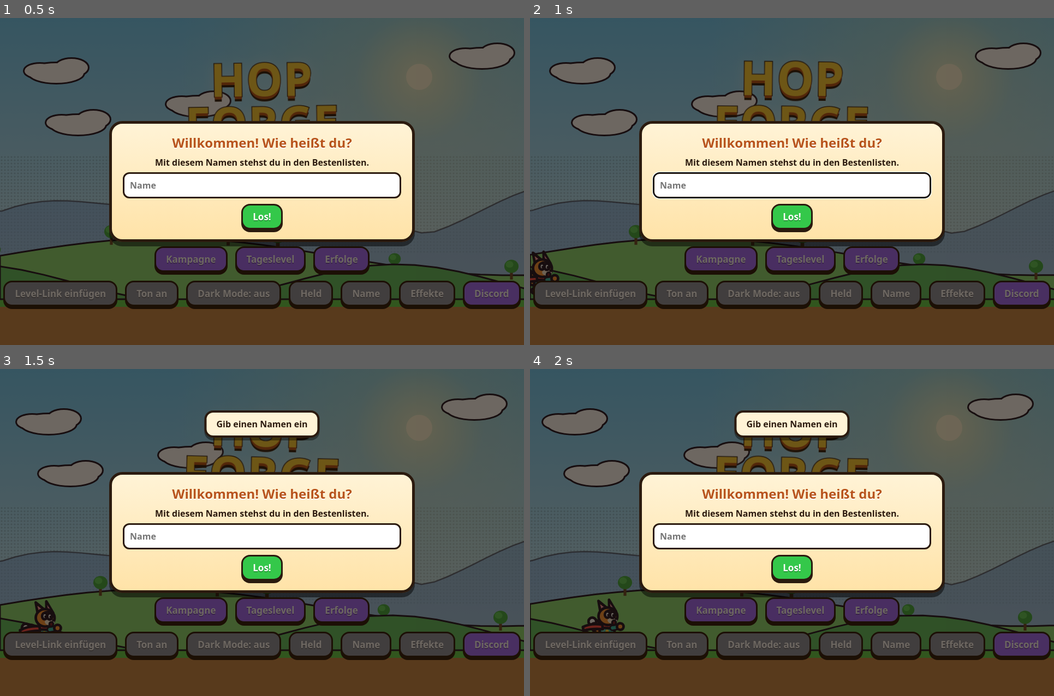
Above: before the commit, frames 1-4 (two rows, left to right).
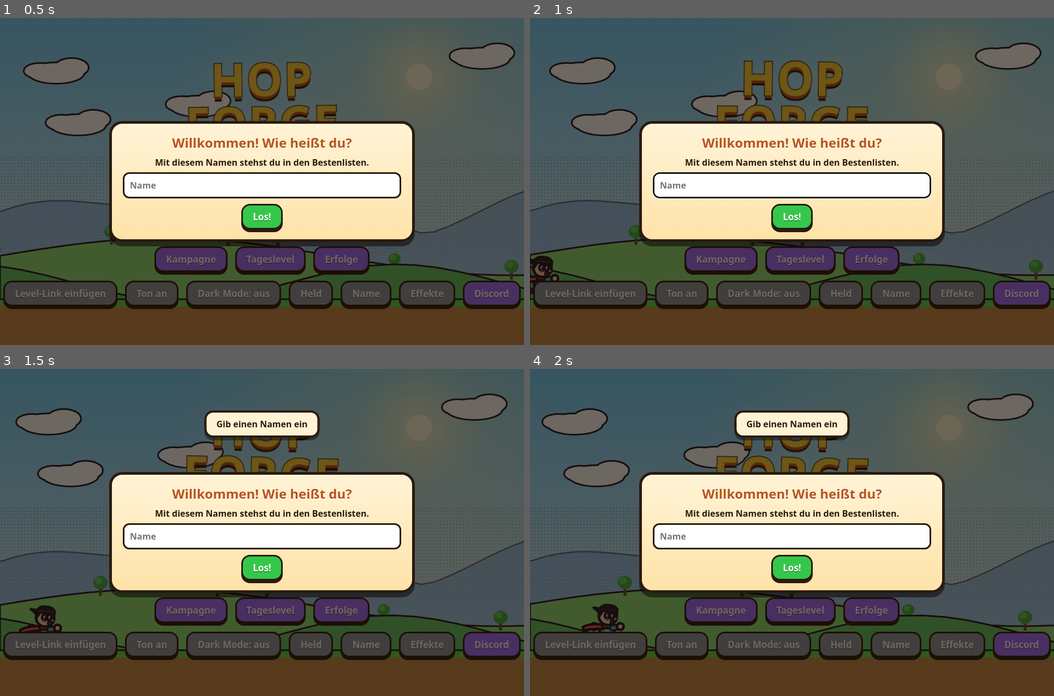
Above: after the commit, the same moments.

Repository: g76813332-afk/spielwiese
Game: browser game, page hop-forge.html
Same seed, same stepped clock (60 frames per second), same inputs: the game is played once before the commit and once after it.
Inputs (mouse positions are in pixels of both pictures, inside the frame that each line leads up to):
- Up to frame 1 (0.5 s): click "Spielen" at 0.27 s
- Up to frame 2 (1 s): no input
- Up to frame 3 (1.5 s): hold Right from 1.03 s (still down); click (262, 565) at 1.07 s; tap Space at 1.1 s
- Up to frame 4 (2 s): release Right at 1.53 s; hold Down 1.58-1.85 s; tap Space at 1.6 s; click (687, 499) at 1.67 s; hold Left from 1.9 s (still down)

Frame 1 is identical in both runs. In frame 2, 0.1% of the frame differs, in the area x 0-6%, y 71-83%; in frame 3, 0.2%; in frame 4, 0.2%, in the area x 10-18%, y 70-81%.

Commit message:
Hop Forge: Held weniger tierisch (Kind mit Haaren, Stirnband, Schal), Haut- und Haarfarbe waehlbar
Co-Authored-By: Claude Sonnet 5.5 <noreply@anthropic.com>

Diff:
--- a/hop-forge.html
+++ b/hop-forge.html
@@ -402,7 +402,8 @@
   }
   c.restore();
 }
-let SKIN = { f: '#ff9a3a', b: '#2fb8a8', c: '#ff4a4a' };
+let SKIN = { f: '#f6d2a8', b: '#2fb8a8', c: '#ff4a4a', h: '#5a3320' };
+function shade(hex, k) { const n = parseInt(hex.slice(1), 16), r = Math.round((n >> 16) * k), g = Math.round(((n >> 8) & 255) * k), b = Math.round((n & 255) * k); return '#' + ((1 << 24) | (r << 16) | (g << 8) | b).toString(16).slice(1); }
 function drawHero(c, p, t) {
   c.save(); const cx = p.x + p.w / 2, by = p.y + p.h; c.translate(cx, by); c.lineJoin = 'round'; c.lineCap = 'round'; c.strokeStyle = OUT; c.lineWidth = 3; const psc = p.sc || 1; c.scale(psc, psc);
   const vx = p.vx || 0, vy = p.vy || 0, spd = Math.abs(vx), gr = !!p.gr, moving = spd > 20 && gr, cyc = (p.ph || 0) * .8, dsh = (p.dashT || 0) > 0, f = p.face || 1, atk = p.atk > 0;
@@ -411,23 +412,25 @@
   if (p.duck) { sx *= 1.12; sy *= .8; }
   if (gr) { c.fillStyle = 'rgba(0,0,0,.2)'; ell(c, 0, 0, 11, 3, 'rgba(0,0,0,.2)'); }
   c.scale(sx * f, sy); c.rotate(p.skid ? -.22 : dsh ? .25 : moving ? Math.min(1, spd / 285) * .14 : !gr ? clamp(vx * f / 285, -1, 1) * .08 : 0);
-  const fur = SKIN.f, tun = p.star > 0 ? `hsl(${(t * 600) % 360},90%,60%)` : p.fire ? '#ff6a2a' : SKIN.b, scf = p.star > 0 ? `hsl(${(t * 600 + 120) % 360},90%,55%)` : p.fire ? '#ffe27a' : SKIN.c, hipY = -9 - bob * .5, up = vy < 0;
-  { c.save(); c.translate(-7, hipY - 3); c.rotate(-.9 + Math.sin(t * 6 + (p.ph || 0)) * .25 + (moving ? -.25 : 0)); ell(c, 0, -9, 5.5, 10, fur, true); ell(c, 0, -16, 4.4, 4.4, '#fff', true); c.restore(); }
+  const sk = SKIN.f, hair = SKIN.h || '#5a3320', tun = p.star > 0 ? `hsl(${(t * 600) % 360},90%,60%)` : p.fire ? '#ff6a2a' : SKIN.b, scf = p.star > 0 ? `hsl(${(t * 600 + 120) % 360},90%,55%)` : p.fire ? '#ffe27a' : SKIN.c, pants = shade(SKIN.b, .55), hipY = -9 - bob * .5, up = vy < 0;
   const leg = (ph, back) => { let fx, fy; if (!gr) { fx = up ? (back ? -4 : 6) : (back ? -7 : 7); fy = up ? (back ? -9 : -5) : (back ? -4 : -2); } else if (moving) { fx = Math.sin(ph) * 8; fy = -Math.max(0, Math.cos(ph)) * 5 - 1; } else { fx = back ? -4 : 4; fy = -1; }
-    c.lineWidth = 8.5; c.strokeStyle = OUT; c.beginPath(); c.moveTo(back ? -3 : 3, hipY); c.lineTo(fx, fy - 2); c.stroke(); c.lineWidth = 4.2; c.strokeStyle = fur; c.stroke(); c.lineWidth = 3; c.strokeStyle = OUT; ell(c, fx + 1.5, fy - 1, 5.6, 3.7, '#4a2a22', true); };
+    c.lineWidth = 8.5; c.strokeStyle = OUT; c.beginPath(); c.moveTo(back ? -3 : 3, hipY); c.lineTo(fx, fy - 2); c.stroke(); c.lineWidth = 4.2; c.strokeStyle = pants; c.stroke(); c.lineWidth = 3; c.strokeStyle = OUT; ell(c, fx + 1.5, fy - 1, 5.6, 3.7, '#5a3a2a', true); };
   const arm = side => { const ox = side ? 6 : -6, oy = hipY - 9; let a; if (atk && side) a = p.atkDir === 'u' ? 3.0 : 1 …(320 unchanged characters)…
-    c.lineWidth = 7.5; c.strokeStyle = OUT; c.beginPath(); c.moveTo(ox, oy); c.lineTo(ex, ey); c.stroke(); c.lineWidth = 3.8; c.strokeStyle = tun; c.stroke(); c.lineWidth = 3; c.strokeStyle = OUT; ell(c, ex, ey, 3.8, 3.8, fur, true); };
+    c.lineWidth = 7.5; c.strokeStyle = OUT; c.beginPath(); c.moveTo(ox, oy); c.lineTo(ex, ey); c.stroke(); c.lineWidth = 3.8; c.strokeStyle = tun; c.stroke(); c.lineWidth = 3; c.strokeStyle = OUT; ell(c, ex, ey, 3.8, 3.8, sk, true); };
   leg(cyc + Math.PI, true); arm(false);
-  rrect(c, -8.5, hipY - 12, 17, 13.5, 5); c.fillStyle = tun; …(136 unchanged characters)… arc(0, hipY - 5, 1.9, 0, TAU); c.fill();
+  rrect(c, -8.5, hipY - 12, 17, 13.5, 5); c.fillStyle = tun; …(136 unchanged characters)… arc(0, hipY - 5, 1.9, 0, TAU); c.fill(); c.fillStyle = shade(SKIN.b, .55); c.fillRect(-8.5 + 1.5, hipY - 3, 14, 2.4);
   { const ny = hipY - 11, L = 9 + Math.min(14, spd * .05) + (!gr ? 3 : 0), w = Math.sin(t * 14) * 2.4; c.fillStyle = sc …(302 unchanged characters)…
   leg(cyc, false); arm(true);
-  const hy = hipY - 22 + (dsh ? 1 : 0), eb = moving || !gr ? clamp(spd / 285, 0, 1) * 4 : 0;
-  c.fillStyle = fur; c.beginPath(); c.moveTo(-9, hy - 5); c.lineTo(-9 - eb, hy - 17); c.lineTo(-1, hy - 9); c.closePath(); c.fill(); c.stroke(); c.beginPath(); c.moveTo(1, hy - 9); c.lineTo(3 - eb, hy - 19); c.lineTo(9, hy - 6); c.closePath(); c.fill(); c.stroke(); c.fillStyle = '#ff9ab8'; c.beginPath(); c.moveTo(-7, hy - 7); c.lineTo(-7.5 - eb * .8, hy - 13); c.lineTo(-3, hy - 9); c.closePath(); c.fill(); c.beginPath(); c.moveTo(3, hy - 10); c.lineTo(3.5 - eb * .8, hy - 15); c.lineTo(7, hy - 8); c.closePath(); c.fill();
-  ell(c, 0, hy, 10.8, 10, fur, true); ell(c, 5.4, hy + 4.4, 5.6, 3.9, '#fff1dd'); ell(c, 9.8, hy + 2.2, 1.9, 1.5, OUT);
+  const hy = hipY - 22 + (dsh ? 1 : 0), sw = moving || !gr ? clamp(spd / 285, 0, 1) * 4 : 0;
+  ell(c, 0, hy, 10.4, 10, sk, true);
+  c.fillStyle = hair; c.beginPath(); c.moveTo(-10.4, hy + 1); c.quadraticCurveTo(-11.8, hy - 13.5, 0, hy - 12.8); c.quadraticCurveTo(11, hy - 12.8, 10.3, hy - 4.5); c.lineTo(6.5, hy - 6); c.lineTo(3, hy - 8.8); c.lineTo(-1, hy - 5.5); c.lineTo(-5, hy - 7.8); c.lineTo(-8.2, hy - 2.5); c.closePath(); c.fill(); c.stroke();
+  c.beginPath(); c.moveTo(-8, hy - 8); c.lineTo(-14 - sw, hy - 9); c.lineTo(-9, hy - 3); c.closePath(); c.fill(); c.stroke();
+  c.fillStyle = scf; rrect(c, -10.2, hy - 9.4, 20.6, 3.4, 1.7); c.fill(); c.stroke();
   const blink = (t % 3.6) < .13;
-  for (const sd of [-1, 1]) { const ex = 2.2 + sd * 2.9; if (blink) { c.lineWidth = 2.2; c.beginPath(); c.moveTo(ex - 2.4, hy - 1.5); c.lineTo(ex + 2.4, hy - 1.5); c.stroke(); } else { ell(c, ex, hy - 2, 2.9, 3.6, '#fff', true); c.fillStyle = OUT; c.beginPath(); c.arc(ex + 1.1, hy - 1.4, 1.5, 0, TAU); c.fill(); } }
-  c.lineWidth = 2.2; c.beginPath(); c.moveTo(-.5, hy - 6.6 + (dsh ? 1.5 : 0)); c.lineTo(5.6, hy - 7.2 - (dsh ? 0 : .6)); c.stroke();
-  if (!gr || dsh || atk) { ell(c, 7.4, hy + 7, 2.2, 2.7, '#7a1f2a', true); } else { c.strokeStyle = '#7a3a2a'; c.lineWidth = 1.8; c.beginPath(); c.arc(6.4, hy + 6, 2.2, .15, Math.PI - .15); c.stroke(); }
+  for (const sd of [-1, 1]) { const ex = 2.2 + sd * 2.9; if (blink) { c.lineWidth = 2.2; c.beginPath(); c.moveTo(ex - 2.4, hy - .5); c.lineTo(ex + 2.4, hy - .5); c.stroke(); } else { ell(c, ex, hy - .6, 2.8, 3.4, '#fff', true); c.fillStyle = OUT; c.beginPath(); c.arc(ex + 1.1, hy - .2, 1.5, 0, TAU); c.fill(); } }
+  c.lineWidth = 2.2; c.beginPath(); c.moveTo(-.5, hy - 4.4 + (dsh ? 1.5 : 0)); c.lineTo(5.6, hy - 5 - (dsh ? 0 : .6)); c.stroke(); ell(c, 8.6, hy + 2.6, 1.5, 1.2, shade(sk, .8));
+  if (!gr || dsh || atk) { ell(c, 5.6, hy + 6, 2.2, 2.6, '#7a1f2a', true); } else { c.strokeStyle = '#7a3a2a'; c.lineWidth = 1.8; c.beginPath(); c.arc(4.8, hy + 5, 2.4, .15, Math.PI - .15); c.stroke(); }
+  c.fillStyle = 'rgba(255,110,130,.4)'; c.beginPath(); c.arc(-.8, hy + 4, 2, 0, TAU); c.fill();
   c.restore();
 }
 // Hintergrund (Parallax)
@@ -1178,15 +1181,15 @@
 try { DARK = localStorage.getItem('hb_dark') === '1'; } catch (e) {}
 function applyDark() { document.body.classList.toggle('dark', DARK); $('bDark').textContent = 'Dark Mode: ' + (DARK ? 'an' : 'aus'); try { localStorage.setItem('hb_dark', DARK ? '1' : '0'); } catch (e) {} }
 $('bDark').onclick = () => { DARK = !DARK; applyDark(); SFX.click(); }; applyDark();
-const SKINS = [['Fuchs', '#ff9a3a', '#2fb8a8', '#ff4a4a'], ['Schneehase', '#f2f6ff', '#7a6cff', '#ffd23a'], ['Kater', '#7a809a', '#ff7ac8', '#4af0ff'], ['Frosch', '#5ccf5c', '#ffb23a', '#a06bff'], ['Nacht', '#3a3560', '#ff4a6a', '#ffe23a']];
-try { const q = JSON.parse(localStorage.getItem('hb_skin') || 'null'); if (q && /^#[0-9a-f]{6}$/i.test(q.f) && /^#[0-9a-f]{6}$/i.test(q.b) && /^#[0-9a-f]{6}$/i.test(q.c)) SKIN = { f: q.f, b: q.b, c: q.c }; } catch (e) {}
+const SKINS = [['Sonne', '#f6d2a8', '#2fb8a8', '#ff4a4a', '#5a3320'], ['Schnee', '#fbe6d2', '#7a6cff', '#ffd23a', '#e8e8f0'], ['Dunkel', '#8a5a3a', '#ff7ac8', '#4af0ff', '#1d1428'], ['Wald', '#e8b890', '#5a9a4a', '#ffb23a', '#c0462a'], ['Nacht', '#f0c8a0', '#3a3560', '#ff4a6a', '#3a2a6a']];
+try { const q = JSON.parse(localStorage.getItem('hb_skin') || 'null'); if (q && /^#[0-9a-f]{6}$/i.test(q.f) && /^#[0-9a-f]{6}$/i.test(q.b) && /^#[0-9a-f]{6}$/i.test(q.c) && /^#[0-9a-f]{6}$/i.test(q.h)) SKIN = { f: q.f, b: q.b, c: q.c, h: q.h }; } catch (e) {}
 function skinDialog() {
   modal(`<h2>Held gestalten</h2><canvas id="skC" width="200" height="150" style="position:static;display:block;margin:0 …(292 unchanged characters)…
-    <div class="row" style="margin:0 0 8px;align-items:center"><label class="lab" style="margin:0">Fell <input type="color" id="skF" value="${SKIN.f}" style="width:56px;height:38px;padding:0"></label><label class="lab" style="margin:0">Kleidung <input type="color" id="skB" value="${SKIN.b}" style="width:56px;height:38px;padding:0"></label><label class="lab" style="margin:0">Schal <input type="color" id="skS" value="${SKIN.c}" style="width:56px;height:38px;padding …(98 unchanged characters)…
+    <div class="row" style="margin:0 0 8px;align-items:center"><label class="lab" style="margin:0">Haut <input type="color" id="skF" value="${SKIN.f}" style="width:56px;height:38px;padding:0"></label><label class="lab" style="margin:0">Kleidung <input type="color" id="skB" value="${SKIN.b}" style="width:56px;height:38px;padding:0"></label><label class="lab" style="margin:0">Schal <input type="color" id="skS" value="${SKIN.c}" style="width:56px;height:38px;padding:0"></label><label class="lab" style="margin:0">Haare <input type="color" id="skH" value="${SKIN.h}" style="width:56px;height:38px;padding …(98 unchanged characters)…
     const cx = $('skC').getContext('2d'); let tm = setInterval(() => { if (!$('skC')) { clearInterval(tm); return; } co …(234 unchanged characters)…
-    const save = () => { SKIN = { f: $('skF').value, b: $('skB').value, c: $('skS').value }; try { localStorage.setItem('hb_skin', JSON.stringify(SKIN)); } catch (e) {} };
-    for (const b of $('skP').children) b.onclick = () => { const q = SKINS[+b.dataset.i]; $('skF').value = q[1]; $('skB').value = q[2]; $('skS').value = q[3]; save(); SFX.click(); };
-    for (const id of ['skF', 'skB', 'skS']) $(id).oninput = save; $('skOk').onclick = () => { clearInterval(tm); closeModal(); }; });
+    const save = () => { SKIN = { f: $('skF').value, b: $('skB').value, c: $('skS').value, h: $('skH').value }; try { localStorage.setItem('hb_skin', JSON.stringify(SKIN)); } catch (e) {} };
+    for (const b of $('skP').children) b.onclick = () => { const q = SKINS[+b.dataset.i]; $('skF').value = q[1]; $('skB').value = q[2]; $('skS').value = q[3]; $('skH').value = q[4]; save(); SFX.click(); };
+    for (const id of ['skF', 'skB', 'skS', 'skH']) $(id).oninput = save; $('skOk').onclick = () => { clearInterval(tm); closeModal(); }; });
 }
 $('bSkin').onclick = () => { SFX.click(); skinDialog(); };
 function updName() { let nm = ''; try { nm = localStorage.getItem('hb_name') || ''; } catch (e) {} $('bName').textContent = nm ? 'Name: ' + nm : 'Name'; }
